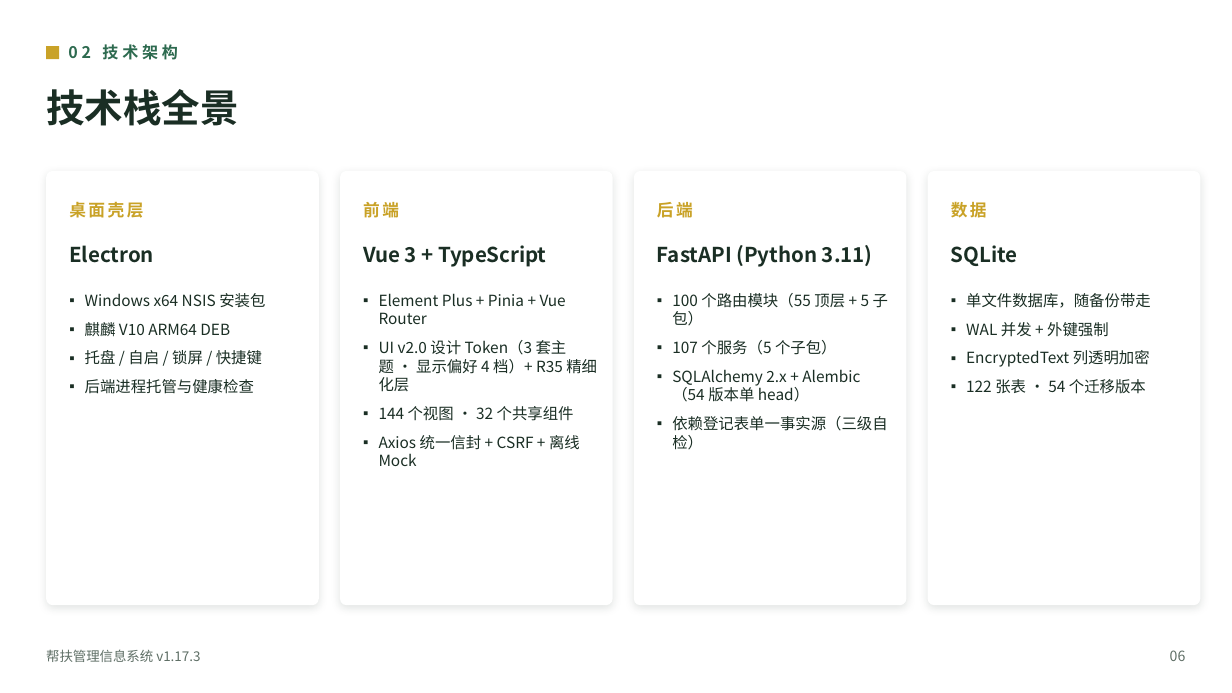
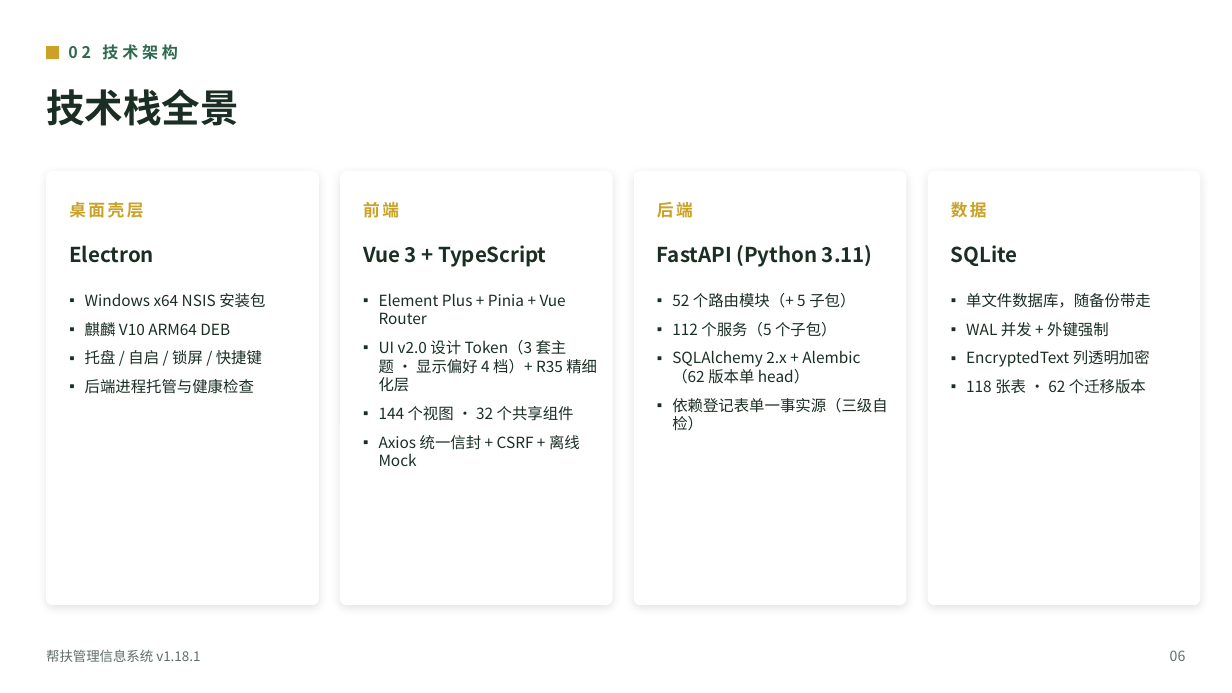
Before and after one commit to lzh745200/MRRS, a slide deck: slide 8 of docs/帮扶管理信息系统介绍.pptx. Drawn at 1232x693 pixels with LibreOffice and Linux fonts; fonts in the diff are those of the drawing. Boxes give left, top, right and bottom in pixels: in the first picture for what was removed or moved away, otherwise in the second. Text is boxed around its words. In the diff, an @@ line names an element or a change of style, - is before the commit and + after.

```diff
--- a/docs/帮扶管理信息系统介绍.pptx
+++ b/docs/帮扶管理信息系统介绍.pptx
@@ text at (x1=672, y1=293, x2=860, y2=384): text changed @@
-▪ 100 个路由模块（55 顶层 + 5 子包）
-▪ 107 个服务（5 个子包）
-▪ SQLAlchemy 2.x + Alembic（54 版本单 head）
+▪ 52 个路由模块（+ 5 子包）
+▪ 112 个服务（5 个子包）
+▪ SQLAlchemy 2.x + Alembic（62 版本单 head）
@@ text at (x1=966, y1=379, x2=1146, y2=394): text changed @@
-▪ 122 张表 · 54 个迁移版本
+▪ 118 张表 · 62 个迁移版本
@@ text at (x1=46, y1=649, x2=200, y2=662): text changed @@
-帮扶管理信息系统 v1.17.3
+帮扶管理信息系统 v1.18.1
```
Also in this commit, not shown: 51 other slides changed, 1 slide added, 18 other files.
